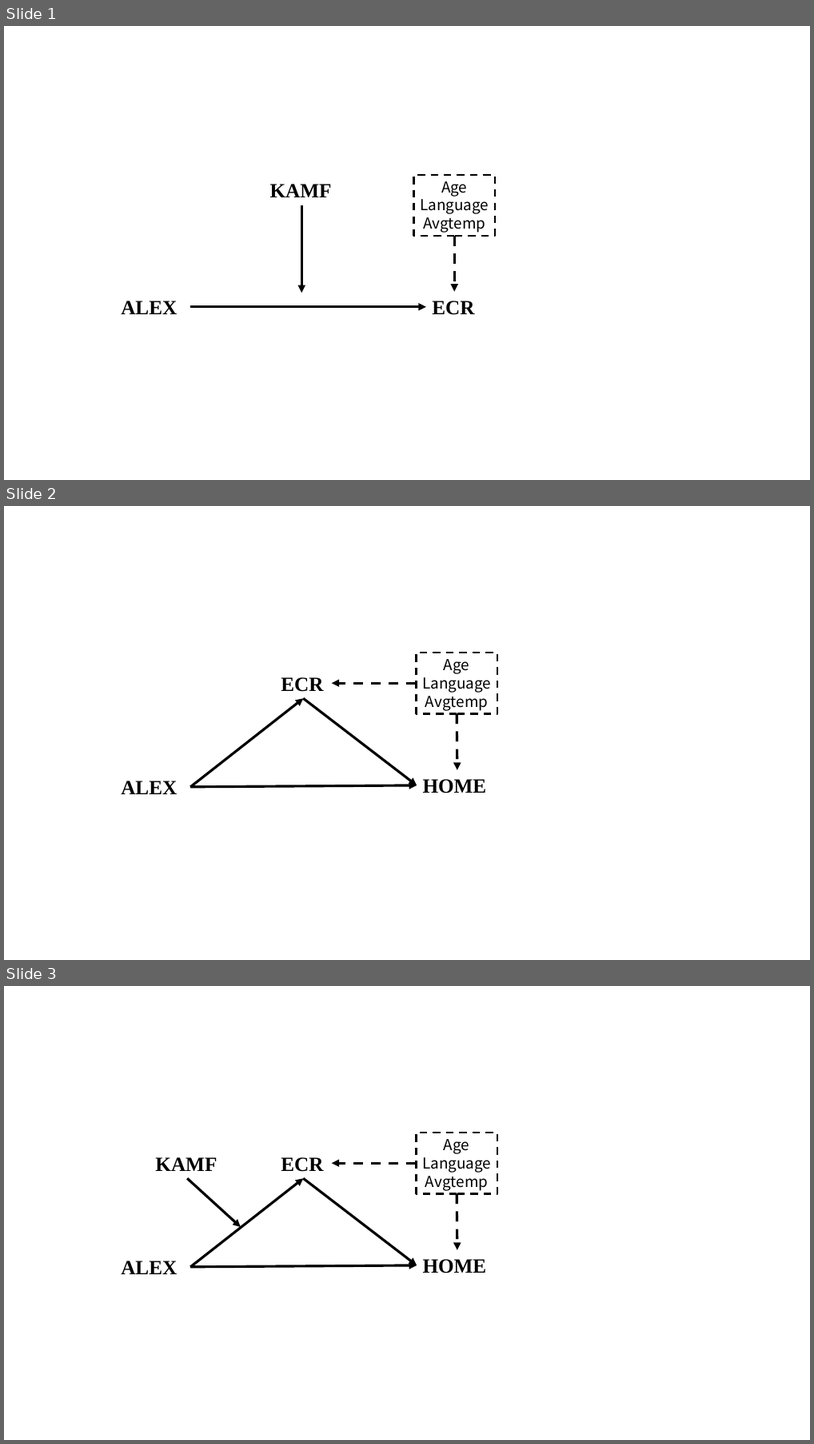
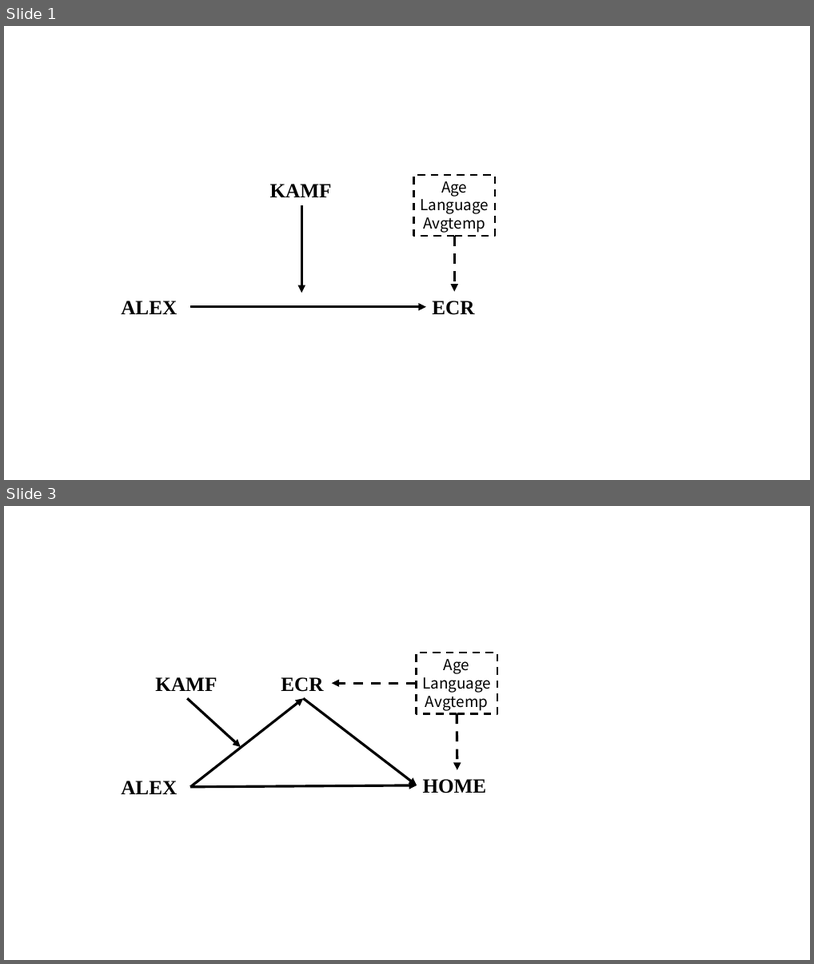
Before and after one commit to hcp4715/R4Psy, a slide deck: picture/chp9/chp9_model.pptx. Shown one above the other, each under a label of ours: slides 1, 2 and 3 before the commit, slides 1 and 3 after it; the slides between them are not shown. The pictures are 814x1444 and 814x964 pixels, drawn with LibreOffice and Linux fonts; fonts in the diff are those of the drawing. Boxes give left, top, right and bottom in pixels: in the first picture for what was removed or moved away, otherwise in the second. Text is boxed around its words. In the diff, an @@ line names an element or a change of style, - is before the commit and + after.

```diff
--- a/picture/chp9/chp9_model.pptx
+++ b/picture/chp9/chp9_model.pptx
@@ slide 2 removed at bbox=[4, 506, 810, 960], background #FFFFFF @@
@@ rectangle removed at bbox=[417, 652, 498, 713] @@
-Age
-Language
-Avgtemp
@@ text removed at bbox=[281, 677, 323, 692] @@
-ECR
@@ arrow removed from (417, 684) to (332, 684) @@
@@ arrow removed from (191, 787) to (303, 698) @@
@@ arrow removed from (303, 698) to (417, 785) @@
@@ arrow removed from (457, 713) to (458, 770) @@
@@ text removed at bbox=[121, 780, 177, 794] @@
-ALEX
@@ arrow removed from (191, 787) to (417, 785) @@
@@ text removed at bbox=[423, 779, 487, 793] @@
-HOME
```
Also in this commit, not shown: 1 slide added, 9 other files.
